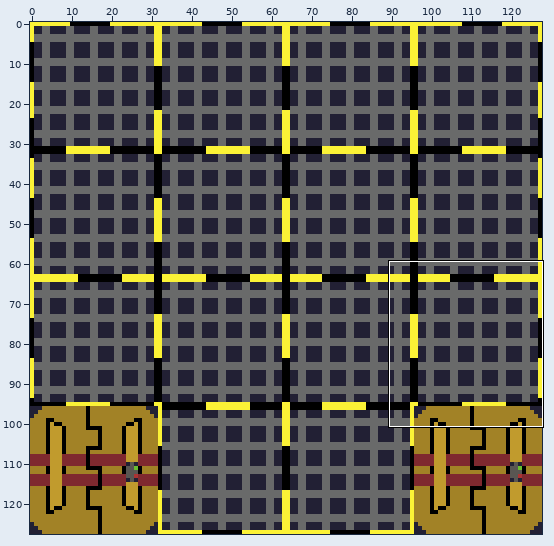
Edited in one commit: pixel-art file (pets/space_pet_14/spacestationbackground.ase). The picture above shows the old version from afar; the outline marks the close-up.
Close-up. Before:
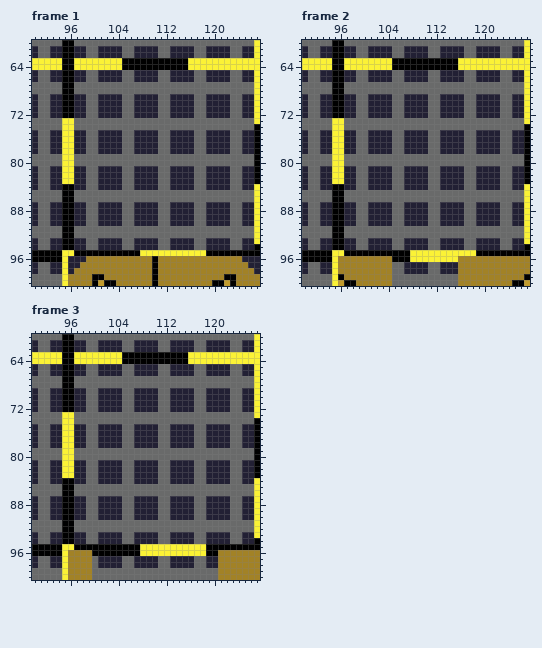
128x128 pixels, 3 frames. Shown: frame 1: x 90..127, y 60..100; frame 2: x 90..127, y 60..100; frame 3: x 90..127, y 60..100.
Once edited:
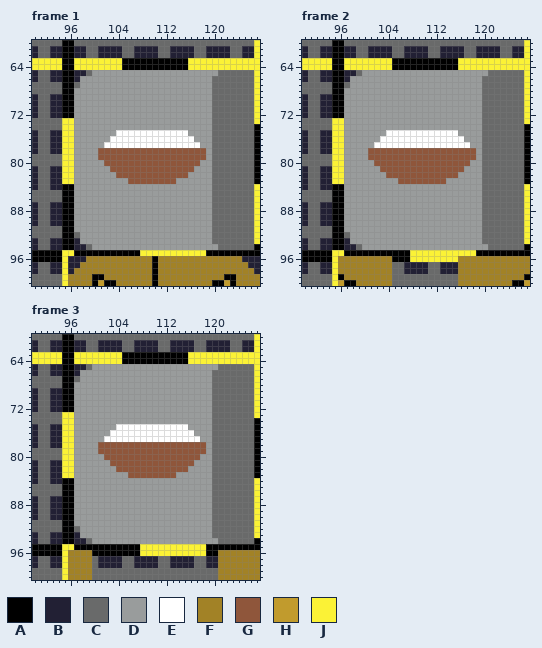
Palette (. is transparent): A #000000  B #222034  C #696a6a  D #999c9c  E #ffffff  F #a28226  G #8f563b  H #c19b2d  J #fbf236
Diff:
layer "food" added
Changed rows in their new state; - is an unchanged pixel.
Frame 1, layer "food":
first column x 97:
 65 ---DDDDDDDDDDDDDDDDDDDDDCC--CC
 66 -DDDDDDDDDDDDDDDDDDDDDDCCC--CC
 67 -DDDDDDDDDDDDDDDDDDDDDD-------
 68 DDDDDDDDDDDDDDDDDDDDDDD-------
 69 DDDDDDDDDDDDDDDDDDDDDDDCCC--CC
 70 DDDDDDDDDDDDDDDDDDDDDDDCCC--CC
 71 DDDDDDDDDDDDDDDDDDDDDDDCCC--CC
 72 DDDDDDDDDDDDDDDDDDDDDDDCCC--CC
 73 DDDDDDDDDDDDDDDDDDDDDDD-------
 74 DDDDDDDDDDDDDDDDDDDDDDD-------
 75 DDDDDDDEEEEEEEEEEEEDDDDCCC--CC
 76 DDDDDDEEEEEEEEEEEEEEDDDCCC--CC
 77 DDDDDEEEEEEEEEEEEEEEEDDCCC--CC
 78 DDDDGGGGGGGGGGGGGGGGGGDCCC--CC
 79 DDDDGGGGGGGGGGGGGGGGGGD-------
 80 DDDDDGGGGGGGGGGGGGGGGDD-------
 81 DDDDDDGGGGGGGGGGGGGGDDDCCC--CC
 82 DDDDDDDGGGGGGGGGGGGDDDDCCC--CC
 83 DDDDDDDDDGGGGGGGGDDDDDDCCC--CC
 84 DDDDDDDDDDDDDDDDDDDDDDDCCC--CC
 85 DDDDDDDDDDDDDDDDDDDDDDD-------
 86 DDDDDDDDDDDDDDDDDDDDDDD-------
 87 DDDDDDDDDDDDDDDDDDDDDDDCCC--CC
 88 DDDDDDDDDDDDDDDDDDDDDDDCCC--CC
 89 DDDDDDDDDDDDDDDDDDDDDDDCCC--CC
 90 DDDDDDDDDDDDDDDDDDDDDDDCCC--CC
 91 DDDDDDDDDDDDDDDDDDDDDDD-------
 92 -DDDDDDDDDDDDDDDDDDDDDD-------
 93 -DDDDDDDDDDDDDDDDDDDDDDCCC--CC
 94 ---DDDDDDDDDDDDDDDDDDDDDCC--CC
Frame 2, layer "food": the same change as frame 1
Frame 3, layer "food": the same change as frame 1
